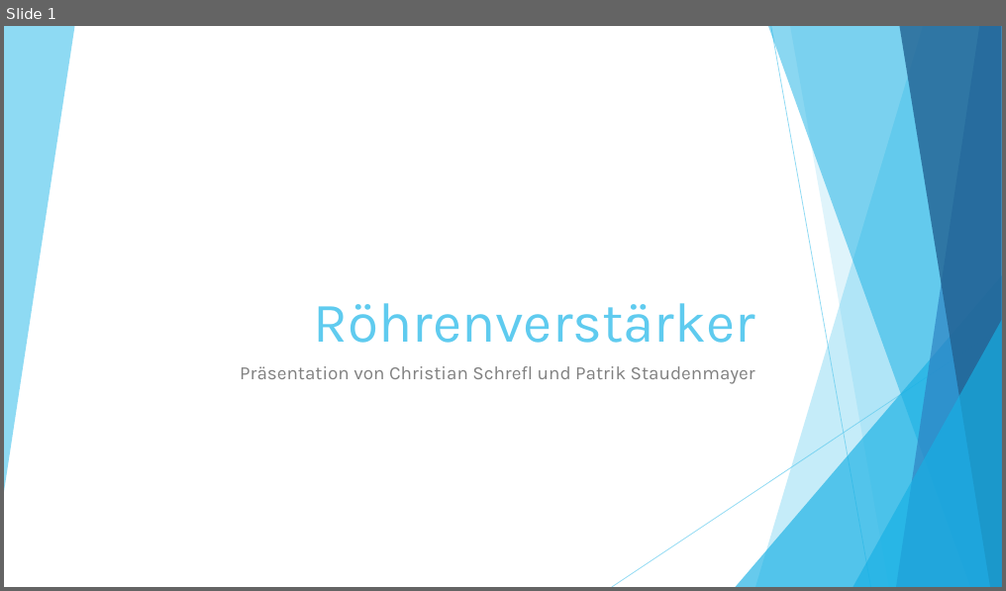
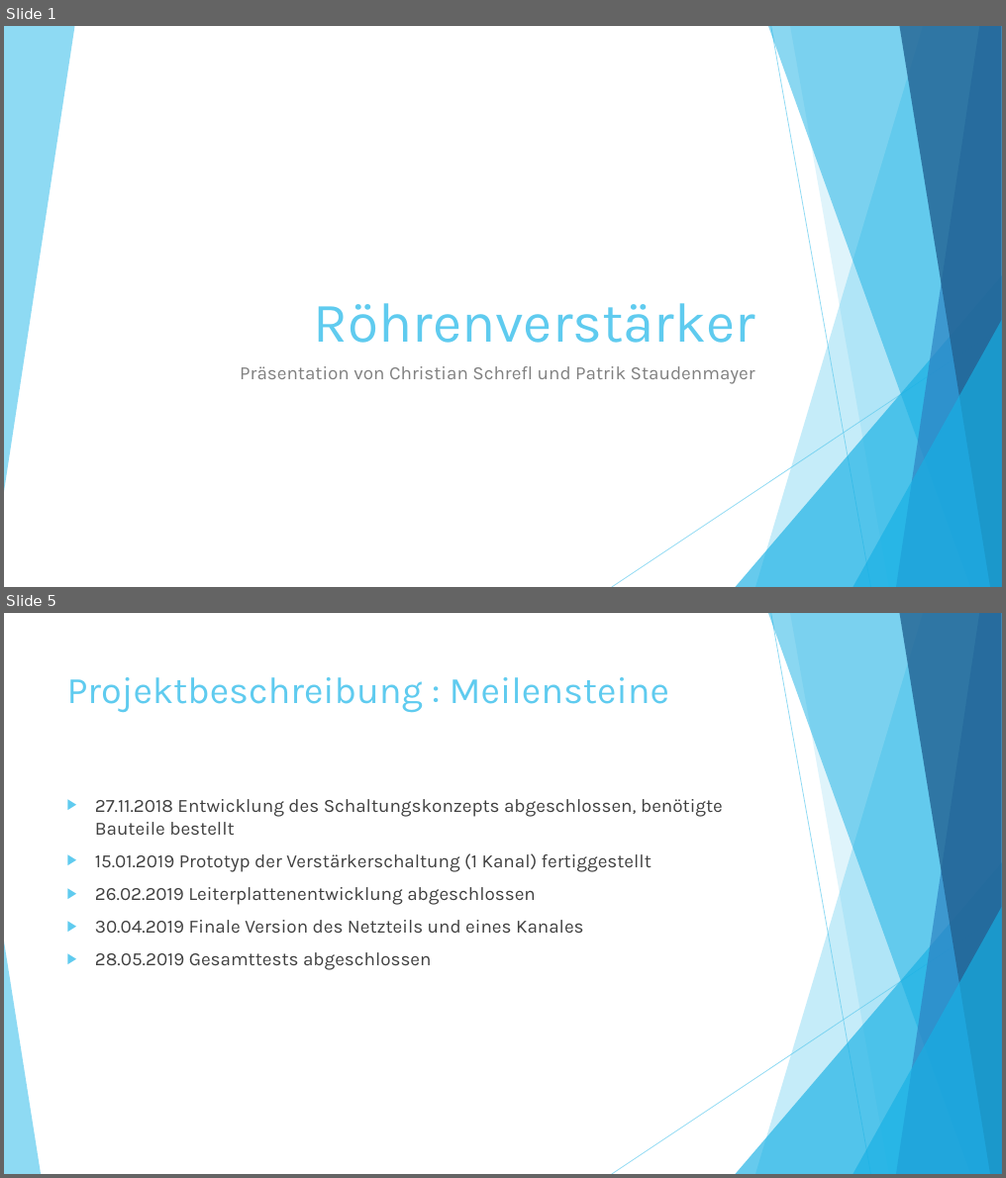
Before and after one commit to Staudi14/tube-amplifier, a slide deck: Präsentation/Röhrenverstärker.pptx. Shown one above the other, each under a label of ours: slide 1 before the commit, slides 1 and 5 after it; the slides between them are not shown. The pictures are 1006x591 and 1006x1178 pixels, drawn with LibreOffice and Linux fonts; fonts in the diff are those of the drawing. Boxes give left, top, right and bottom in pixels: in the first picture for what was removed or moved away, otherwise in the second. Text is boxed around its words. In the diff, an @@ line names an element or a change of style, - is before the commit and + after.

```diff
--- a/Präsentation/Röhrenverstärker.pptx
+++ b/Präsentation/Röhrenverstärker.pptx
@@ slide 5 added at <box>4,613,1002,1174</box>, background #FFFFFF; not listed: 9 template elements that a slide beside it also shows @@
@@ title added at <box>67,677,669,713</box>, 36 pt, text #5FCBEF @@
+Projektbeschreibung : Meilensteine
@@ text added at <box>95,799,723,970</box>, 18 pt, text #404040 @@
+▶ 27.11.2018 Entwicklung des Schaltungskonzepts abgeschlossen, benötigte Bauteile bestellt
+▶ 15.01.2019 Prototyp der Verstärkerschaltung (1 Kanal) fertiggestellt
+▶ 26.02.2019 Leiterplattenentwicklung abgeschlossen
+▶ 30.04.2019 Finale Version des Netzteils und eines Kanales
+▶ 28.05.2019 Gesamttests abgeschlossen
@@ triangle added at <box>4,942,41,1174</box>, fill #5FCBEF at 70% opacity @@
```
Also in this commit, not shown: 1 slide changed, 10 other slides added, 8 other files.
